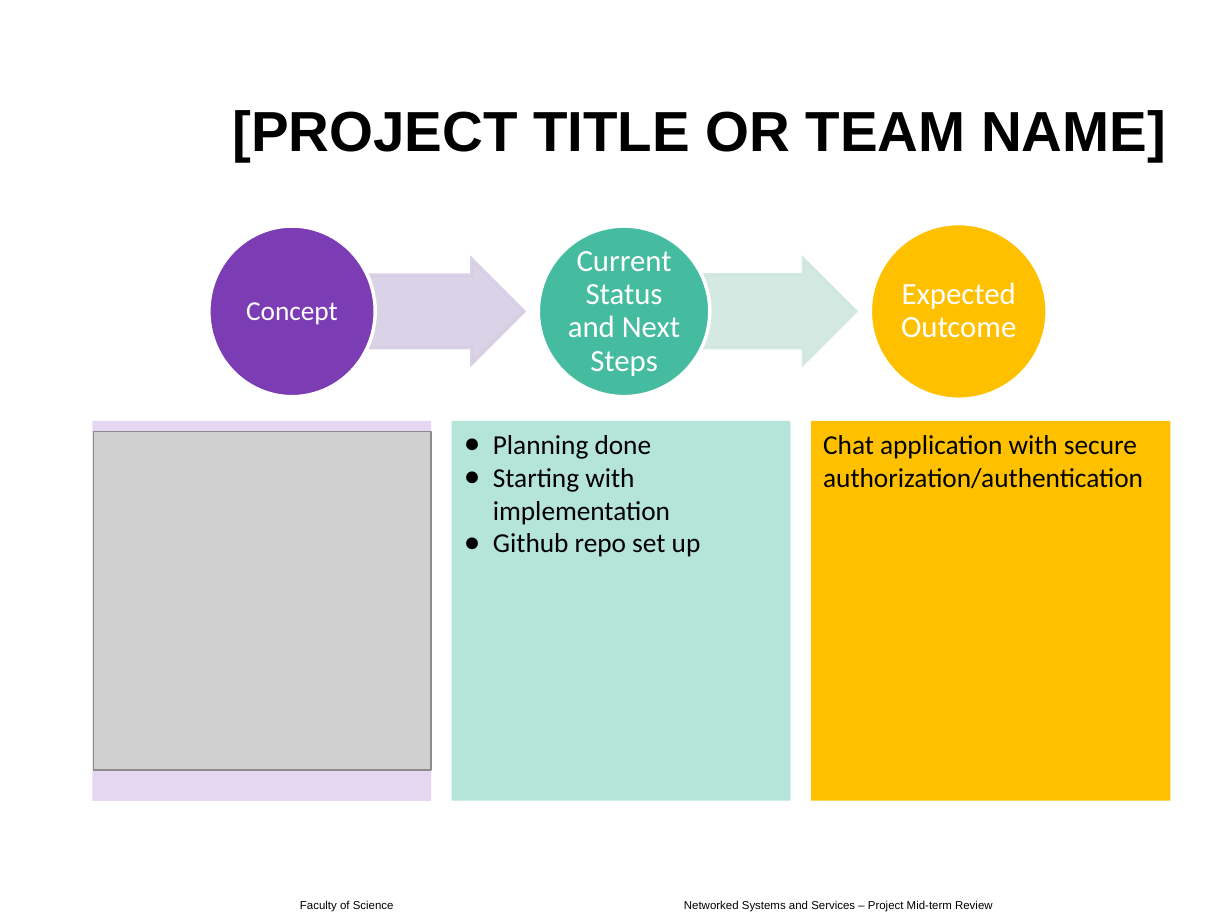
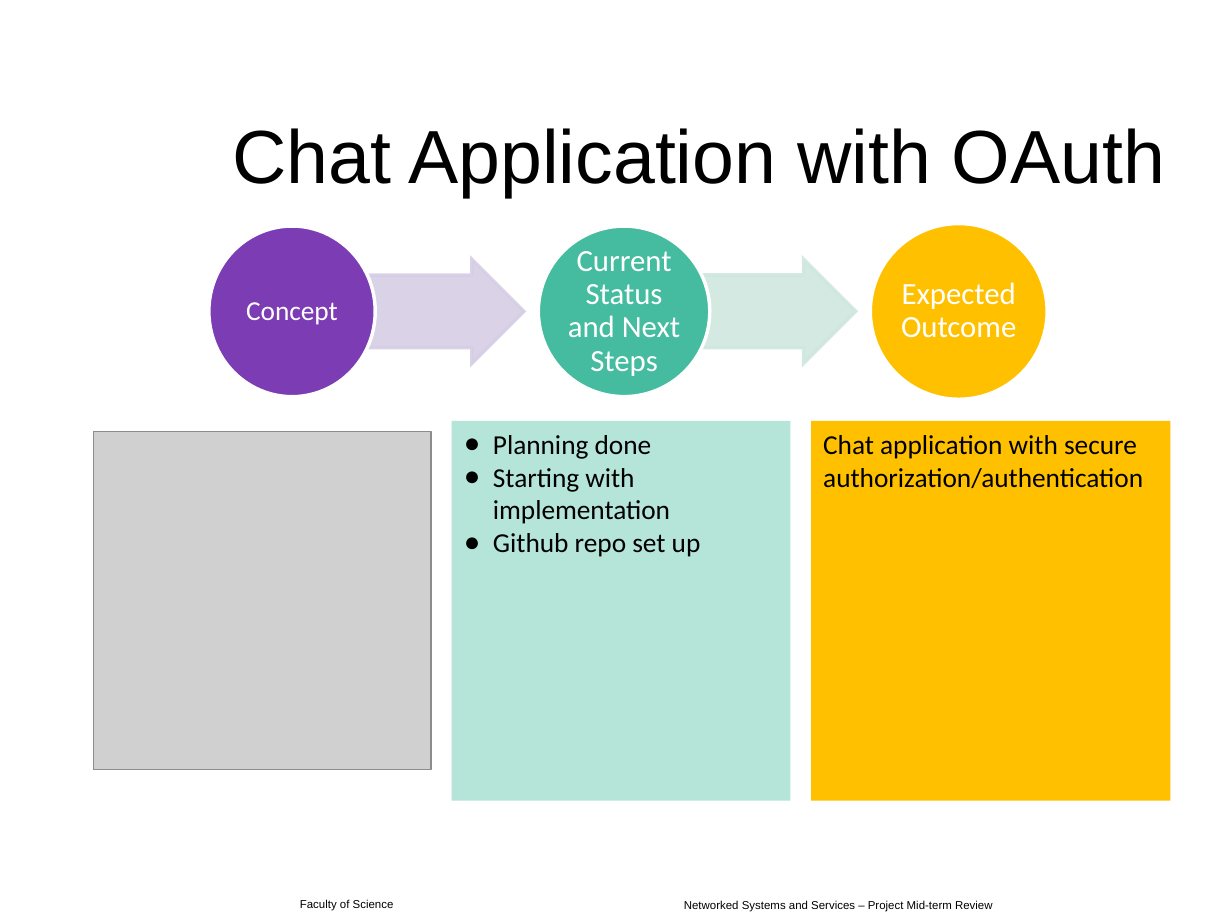
Before and after one commit to maab19/nss_project, a slide deck: slide 1 of mid-term review/OChat_one_slider.pptx. Drawn at 1232x924 pixels with LibreOffice and Linux fonts; fonts in the diff are those of the drawing; grey boxes stand for pictures; background and template pictures are left out. Boxes give left, top, right and bottom in pixels: in the first picture for what was removed or moved away, otherwise in the second. Text is boxed around its words. In the diff, an @@ line names an element or a change of style, - is before the commit and + after.

Commit message:
Update slides

```diff
--- a/mid-term review/OChat_one_slider.pptx
+++ b/mid-term review/OChat_one_slider.pptx
@@ title at <box>233,128,1165,197</box>: text changed; size 33 to 44 pt; bold off @@
-[PROJECT TITLE OR TEAM NAME]
+Chat Application with OAuth
@@ rectangle removed at <box>92,421,431,801</box> @@
```
Also in this commit, not shown: 1 other file.
